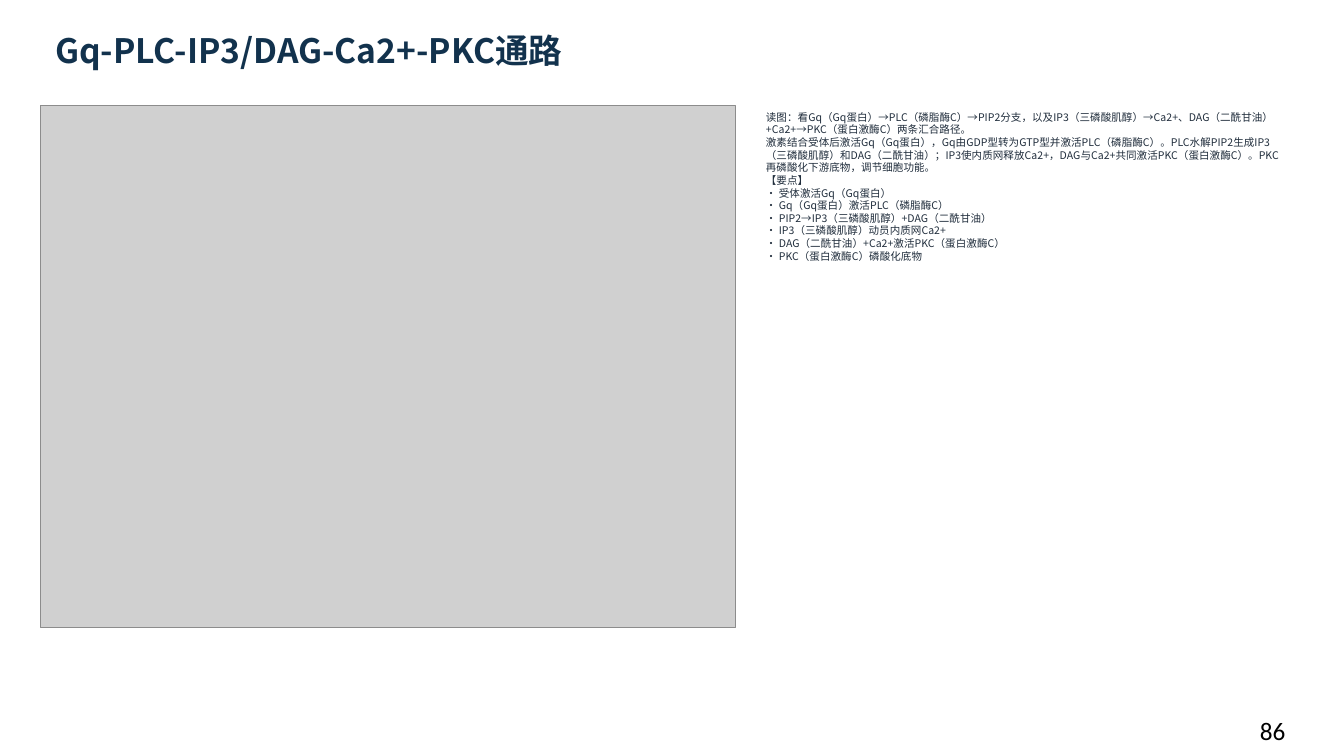
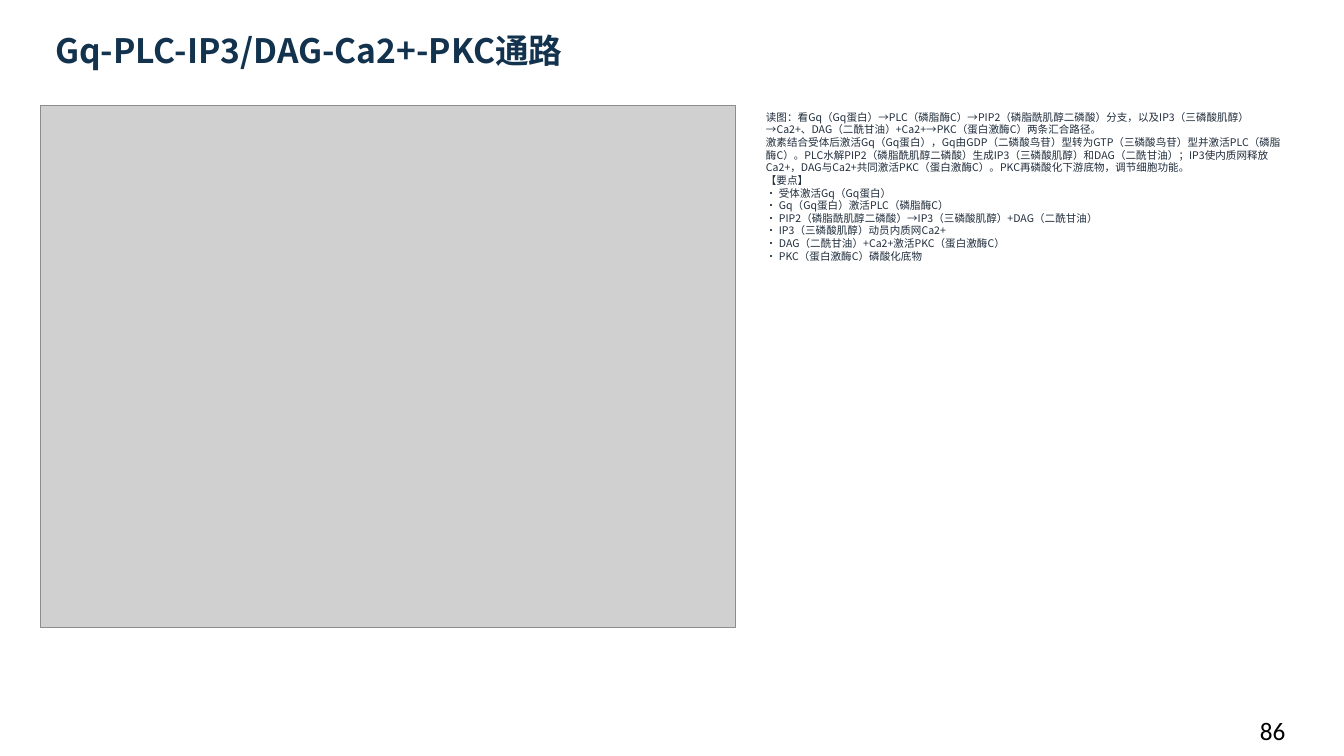
Before and after one commit to newkan-li/Biochemistry, a slide deck: slide 86 of downloads/bc14-ai-style.pptx. Drawn at 1344x756 pixels with LibreOffice and Linux fonts; fonts in the diff are those of the drawing; grey boxes stand for pictures. Boxes give left, top, right and bottom in pixels: in the first picture for what was removed or moved away, otherwise in the second. Text is boxed around its words. In the diff, an @@ line names an element or a change of style, - is before the commit and + after.

```diff
--- a/downloads/bc14-ai-style.pptx
+++ b/downloads/bc14-ai-style.pptx
@@ text at bbox=[766, 112, 1281, 261]: text changed @@
-读图：看Gq（Gq蛋白）→PLC（磷脂酶C）→PIP2分支，以及IP3（三磷酸肌醇）→Ca2+、DAG（二酰甘油）+Ca2+→PKC（蛋白激酶C）两条汇合路径。
-激素结合受体后激活Gq（Gq蛋白），Gq由GDP型转为GTP型并激活PLC（磷脂酶C）。PLC水解PIP2生成IP3（三磷酸肌醇）和DAG（二酰甘油）；IP3使内质网释放Ca2+，DAG与Ca2+共同激活PKC（蛋白激酶C）。PKC再磷酸化下游底物，调节细胞功能。
-【要点】
-• 受体激活Gq（Gq蛋白）
-• Gq（Gq蛋白）激活PLC（磷脂酶C）
-• PIP2→IP3（三磷酸肌醇）+DAG（二酰甘油）
-• IP3（三磷酸肌醇）动员内质网Ca2+
-• DAG（二酰甘油）+Ca2+激活PKC（蛋白激酶C）
-• PKC（蛋白激酶C）磷酸化底物
+读图：看Gq（Gq蛋白）→PLC（磷脂酶C）→PIP2（磷脂酰肌醇二磷酸）分支，以及IP3（三磷酸肌醇）→Ca2+、DAG（二酰甘油）+Ca2+→PKC（蛋白激酶C）两条汇合路径。
+激素结合受体后激活Gq（Gq蛋白），Gq由GDP（二磷酸鸟苷）型转为GTP（三磷酸鸟苷）型并激活PLC（磷脂酶C）。PLC水解PIP2（磷脂酰肌醇二磷酸）生成IP3（三磷酸肌醇）和DAG（二酰甘油）；IP3使内质网释放Ca2+，DAG与Ca2+共同激活PKC（蛋白激酶C）。PKC再磷酸化下游底物，调节细胞功能。
+【要点】
+• 受体激活Gq（Gq蛋白）
+• Gq（Gq蛋白）激活PLC（磷脂酶C）
+• PIP2（磷脂酰肌醇二磷酸）→IP3（三磷酸肌醇）+DAG（二酰甘油）
+• IP3（三磷酸肌醇）动员内质网Ca2+
+• DAG（二酰甘油）+Ca2+激活PKC（蛋白激酶C）
+• PKC（蛋白激酶C）磷酸化底物
```
Also in this commit, not shown: 22 other slides changed, 5 other files.
